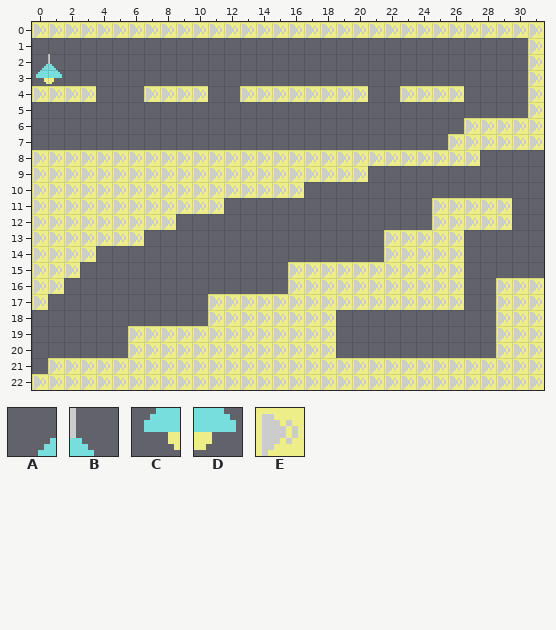
Tiled map, stored at MSX2/C/assets/tilemap32x23_tiles8x8_world3.tmx. The picture above was drawn from the file before the commit.
Cells are 8x8 px. Shown: x 0..31, y 0..22.
Key: from "tileset 256x212_8x8px": A 8, B 9, C 40, D 41, E 224.
_ is an empty cell.
Layer "Capa de patrones 1" before, first column x 0:
 0 EEEEEEEEEEEEEEEEEEEEEEEEEEEEEEEE
 1 _______________________________E
 2 AB_____________________________E
 3 CD_____________________________E
 4 EEEE___EEEE__EEEEEEEE__EEEE____E
 5 _______________________________E
 6 ___________________________EEEEE
 7 __________________________EEEEEE
 8 EEEEEEEEEEEEEEEEEEEEEEEEEEEE____
 9 EEEEEEEEEEEEEEEEEEEEE___________
10 EEEEEEEEEEEEEEEEE_______________
11 EEEEEEEEEEEE_____________EEEEE__
12 EEEEEEEEE________________EEEEE__
13 EEEEEEE_______________EEEEE_____
14 EEEE__________________EEEEE_____
15 EEE_____________EEEEEEEEEEE_____
16 EE______________EEEEEEEEEEE__EEE
17 E__________EEEEEEEEEEEEEEEE__EEE
18 ___________EEEEEEEE__________EEE
19 ______EEEEEEEEEEEEE__________EEE
20 ______EEEEEEEEEEEEE__________EEE
21 _EEEEEEEEEEEEEEEEEEEEEEEEEEEEEEE
22 EEEEEEEEEEEEEEEEEEEEEEEEEEEEEEEE
After the commit:
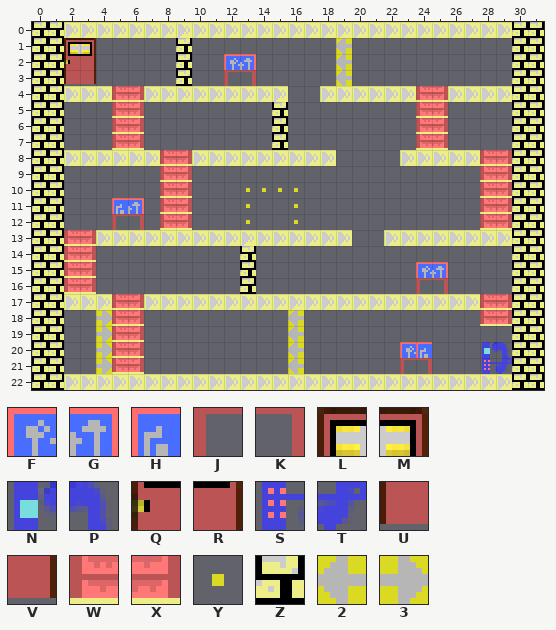
Further tiles: from "tileset 256x212_8x8px": F 0, G 1, H 2, J 32, K 33, L 100, M 101, N 128, P 129, Q 132, R 133, S 160, T 161, U 164, V 165, W 192, X 193, Y 198, Z 226, 2 228, 3 229.
See-through tiles are keyed as they look on the map.
What changed:
Changed rows in their new state; . is an unchanged cell.
Layer "Capa de patrones 1":
first column x 0:
 0 ZZ............................ZZ
 1 ZZLM.....Z.........2..........ZZ
 2 ZZQR.....Z..FG.....2..........ZZ
 3 ZZUV.....Z..JK.....2..........ZZ
 4 ZZ..EWX....EE...__...EE.WX.EEEZZ
 5 ZZ...WX........Z........WX....ZZ
 6 ZZ...WX........Z........WX.___ZZ
 7 ZZ...WX........Z........WX____ZZ
 8 ZZ......WX.........____.....WXZZ
 9 ZZ______WX___________.......WXZZ
10 ZZ______WX___YYYY...........WXZZ
11 ZZ___HG_WX__.Y..Y........___WXZZ
12 ZZ___JK_WX...Y..Y........___WXZZ
13 ZZWX...EEEEEEEEEEEEE.......EEEZZ
14 ZZWX.........Z........_____...ZZ
15 ZZWX.........Z..________FG_...ZZ
16 ZZWX.........Z..________JK_.._ZZ
17 ZZEEEWXEEEE................EWXZZ
18 ZZ..3WX...._____2__.........WXZZ
19 ZZ..3WX_________2__.........._ZZ
20 ZZ..3WX_________2__....FH...NPZZ
21 ZZ__3WX_________2______JK___STZZ
22 ZZ............................ZZ
Changed places in both pictures, as pixel boxes (x1, y1, x2, y2):
changed: (32, 22, 544, 390)
